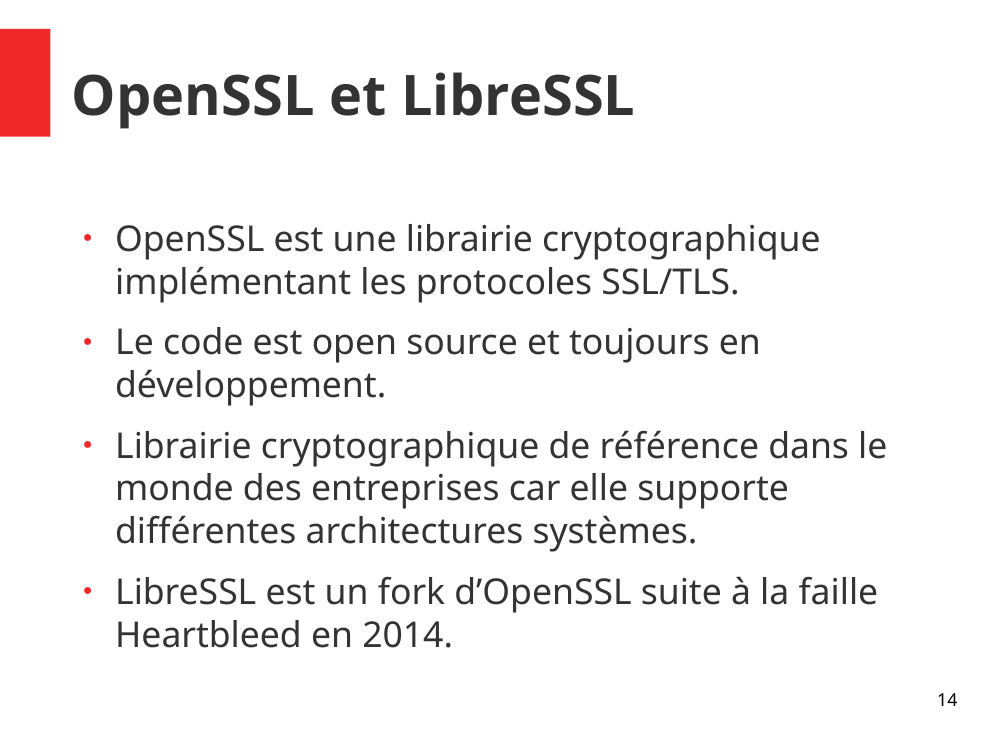
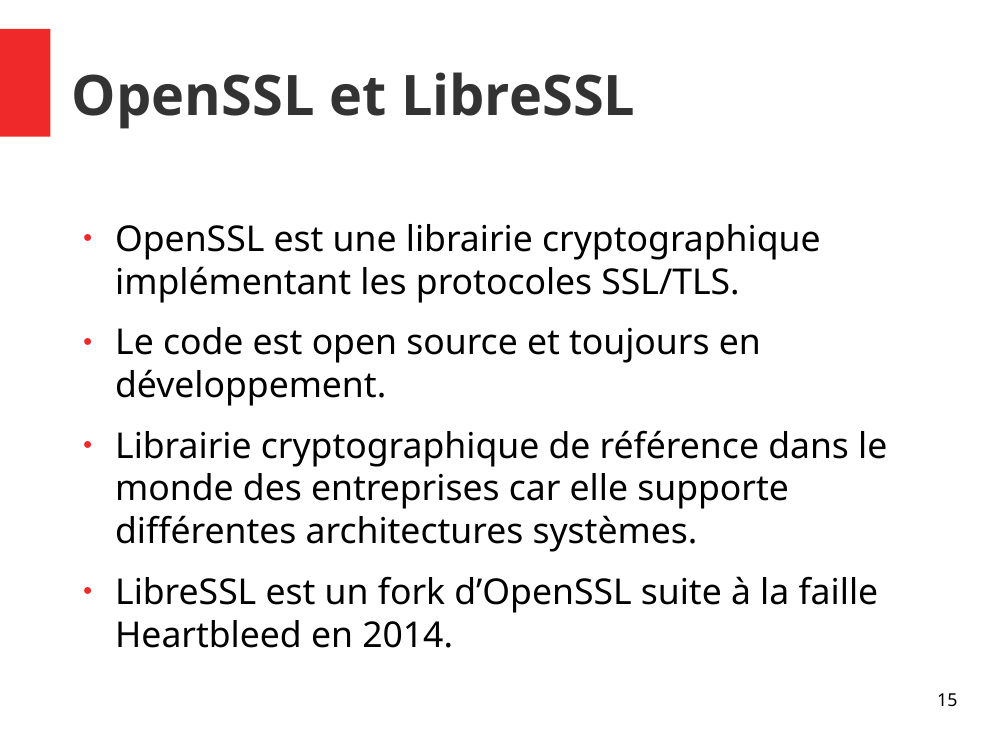
Before and after one commit to Allard-Chris/Aria, a slide deck: slide 15 of docs/[M2CSI]_ICP_Aria_Allard_Aulagnier.odp (slide 14 before the commit). Drawn at 1008x756 pixels with LibreOffice and Linux fonts; fonts in the diff are those of the drawing. Boxes give left, top, right and bottom in pixels: in the first picture for what was removed or moved away, otherwise in the second. Text is boxed around its words. In the diff, an @@ line names an element or a change of style, - is before the commit and + after.

```diff
--- a/docs/[M2CSI]_ICP_Aria_Allard_Aulagnier.odp
+++ b/docs/[M2CSI]_ICP_Aria_Allard_Aulagnier.odp
@@ text "OpenSSL est une librairie cryptographique ..." at box(115, 224, 887, 648): text colour #333333 to #000000 @@
@@ page number at box(937, 693, 957, 707): text changed @@
-14
+15
```
Also in this commit, not shown: 19 other slides changed, 1 slide added.
